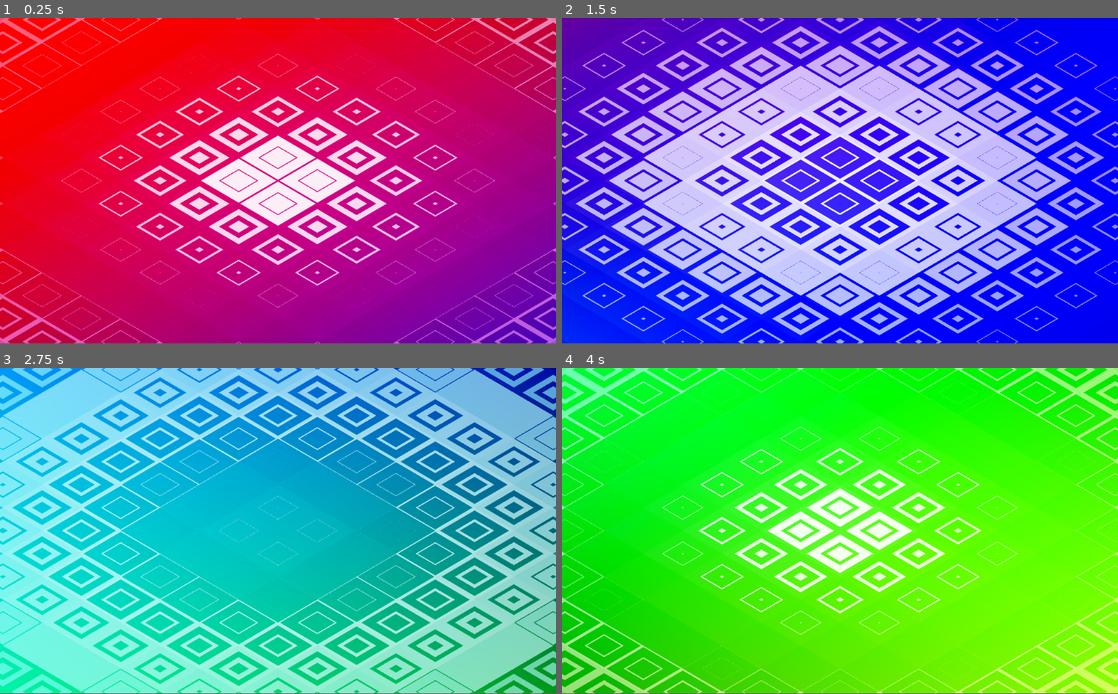
Above: before the commit, frames 1-4 (two rows, left to right).
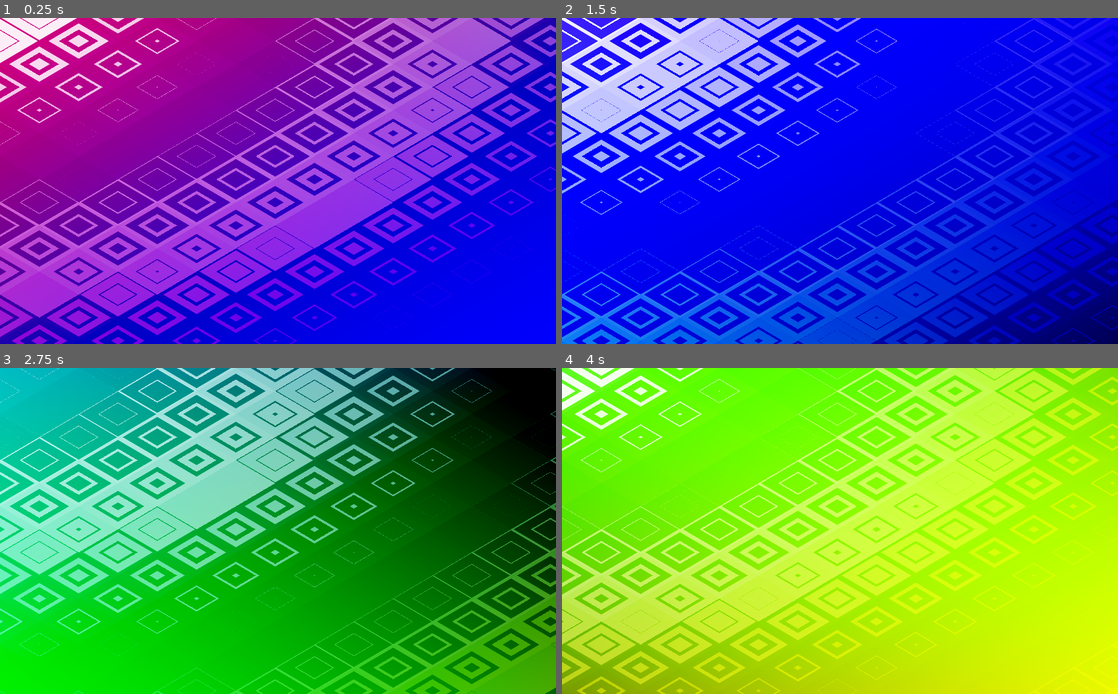
Above: after the commit, the same moments.

Repository: snowbillr/toy-controller
Game: Godot game, scene res://Main.tscn
The game is run twice, just before and just after one commit, with the same random seed, the same clock (stepped at 60 frames per second) and the same inputs.
Inputs:
- Up to frame 1 (0.25 s): no input
- Up to frame 2 (1.5 s): no input
- Up to frame 3 (2.75 s): no input
- Up to frame 4 (4 s): no input
In our replay, the window is 800x468 before the commit and 800x469 after it. These sizes can differ from the game's own. Grey fills any space a smaller window leaves; there, only what the larger window draws over its background counts as a difference.

The runs differ from the first frame. In frame 1, 100% of the frame differs, in the area x 0-100%, y 0-100%; in frame 2, 91%; in frame 3, 100%; in frame 4, 100%.

Commit message:
full screen mode

Diff:
--- a/Main.gd
+++ b/Main.gd
@@ -2,7 +2,7 @@
 
 onready var audio_stream_player: AudioStreamPlayer = $AudioStreamPlayer
 onready var icon: Sprite = $Icon
-onready var screen_flash: ColorRect = $ScreenFlash
+onready var screen_flash: ColorRect = get_node("MarginContainer/ScreenFlash")
 
 var soundpacks = {
 	ButtonType.X: preload("res://assets/sound_packs/x.tres"),
@@ -10,6 +10,10 @@
 	ButtonType.TRIANGLE: preload("res://assets/sound_packs/triangle.tres"),
 	ButtonType.CIRCLE: preload("res://assets/sound_packs/circle.tres"),
 }
+
+func _input(event):
+	if event.is_action_pressed("toggle_fullscreen"):
+			OS.window_fullscreen = !OS.window_fullscreen
 
 func _process(delta):
 	var button_type = null
--- a/Main.tscn
+++ b/Main.tscn
@@ -11,14 +11,12 @@
 {
 	float aspect = (1.0 / TEXTURE_PIXEL_SIZE).y/(1.0 / TEXTURE_PIXEL_SIZE).x;
 	float value;
-	vec2 uv = UV.xy / (1.0 / TEXTURE_PIXEL_SIZE).x;
-	uv -= vec2(0.5, 0.5*aspect);
-
-	float rot = radians(45.0); // radians(45.0*sin(iTime));
+
+	float rot = radians(45.0);
 	vec2 part1 = vec2(cos(rot), -sin(rot));
 	vec2 part2 = vec2(sin(rot), cos(rot));
 	mat2 m = mat2(part1, part2);
-	uv = m * uv;
+	vec2 uv = m * UV;
 	uv += vec2(0.5, 0.5*aspect);
 	uv.y+=0.5*(1.0-aspect);
 	vec2 pos = 10.0*uv;
@@ -235,22 +233,28 @@
 [node name="Main" type="Node2D"]
 script = ExtResource( 1 )
 
-[node name="AudioStreamPlayer" type="AudioStreamPlayer" parent="."]
-
-[node name="Background" type="ColorRect" parent="."]
+[node name="MarginContainer" type="MarginContainer" parent="."]
+anchor_right = 1.0
+anchor_bottom = 1.0
+margin_right = 1024.0
+margin_bottom = 600.0
+
+[node name="Background" type="ColorRect" parent="MarginContainer"]
 material = SubResource( 2 )
 margin_right = 1024.0
 margin_bottom = 600.0
 
-[node name="ScreenFlash" type="ColorRect" parent="."]
+[node name="ScreenFlash" type="ColorRect" parent="MarginContainer"]
 modulate = Color( 1, 1, 1, 0 )
 margin_right = 1024.0
 margin_bottom = 600.0
 script = ExtResource( 2 )
 
-[node name="AnimationPlayer" type="AnimationPlayer" parent="ScreenFlash"]
+[node name="AnimationPlayer" type="AnimationPlayer" parent="MarginContainer/ScreenFlash"]
 anims/RESET = SubResource( 15 )
 anims/flash = SubResource( 16 )
+
+[node name="AudioStreamPlayer" type="AudioStreamPlayer" parent="."]
 
 [node name="Icon" type="Sprite" parent="."]
 material = SubResource( 18 )
--- a/project.godot
+++ b/project.godot
@@ -30,6 +30,11 @@
 run/main_scene="res://Main.tscn"
 config/icon="res://icon.png"
 
+[display]
+
+window/size/resizable=false
+window/stretch/mode="2d"
+
 [input]
 
 x={
@@ -52,6 +57,11 @@
 "events": [ Object(InputEventJoypadButton,"resource_local_to_scene":false,"resource_name":"","device":0,"button_index":1,"pressure":0.0,"pressed":false,"script":null)
  ]
 }
+toggle_fullscreen={
+"deadzone": 0.5,
+"events": [ Object(InputEventKey,"resource_local_to_scene":false,"resource_name":"","device":0,"alt":false,"shift":false,"control":false,"meta":false,"command":false,"pressed":false,"scancode":0,"physical_scancode":32,"unicode":0,"echo":false,"script":null)
+ ]
+}
 
 [physics]
 
